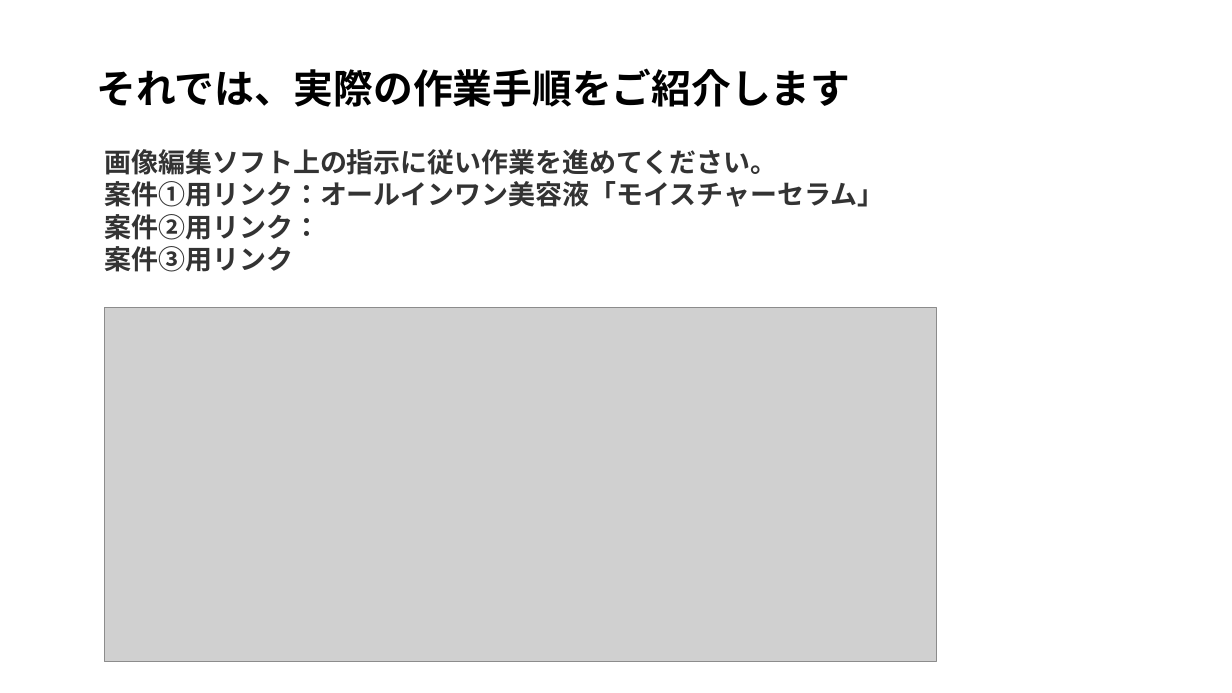
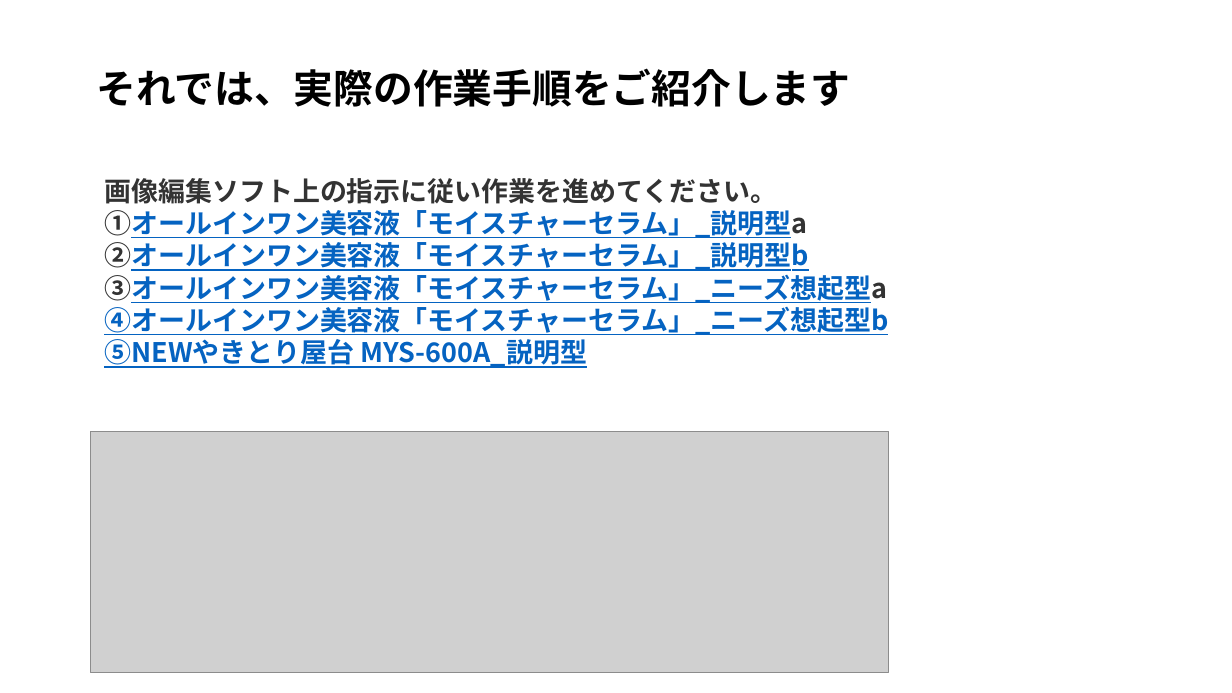
Before and after one commit to yuichao0404/LP, a slide deck: slide 6 of workshops/20251025/20251025_LP作成ワーカー作業マニュアル.pptx. Drawn at 1232x693 pixels with LibreOffice and Linux fonts; fonts in the diff are those of the drawing; grey boxes stand for pictures. Boxes give left, top, right and bottom in pixels: in the first picture for what was removed or moved away, otherwise in the second. Text is boxed around its words. In the diff, an @@ line names an element or a change of style, - is before the commit and + after.

Commit message:
新しいLP例を追加: やきとり屋台（説明型・友達紹介型）とモイスチャーセラム（説明型・ニーズ喚起型）の4パターン完成

```diff
--- a/workshops/20251025/20251025_LP作成ワーカー作業マニュアル.pptx
+++ b/workshops/20251025/20251025_LP作成ワーカー作業マニュアル.pptx
@@ text at (104, 210, 888, 368): text changed; text colour #333333 to #0563C1 @@
-案件①用リンク：オールインワン美容液「モイスチャーセラム」
-案件②用リンク：
-案件③用リンク
+①オールインワン美容液「モイスチャーセラム」_説明型a
+②オールインワン美容液「モイスチャーセラム」_説明型b
+③オールインワン美容液「モイスチャーセラム」_ニーズ想起型a
+④オールインワン美容液「モイスチャーセラム」_ニーズ想起型b
+⑤NEWやきとり屋台 MYS-600A_説明型
@@ picture: place and size @@
-picture at (104, 308, 936, 662)
+picture at (91, 432, 889, 673)
```
Also in this commit, not shown: 44 other files.
